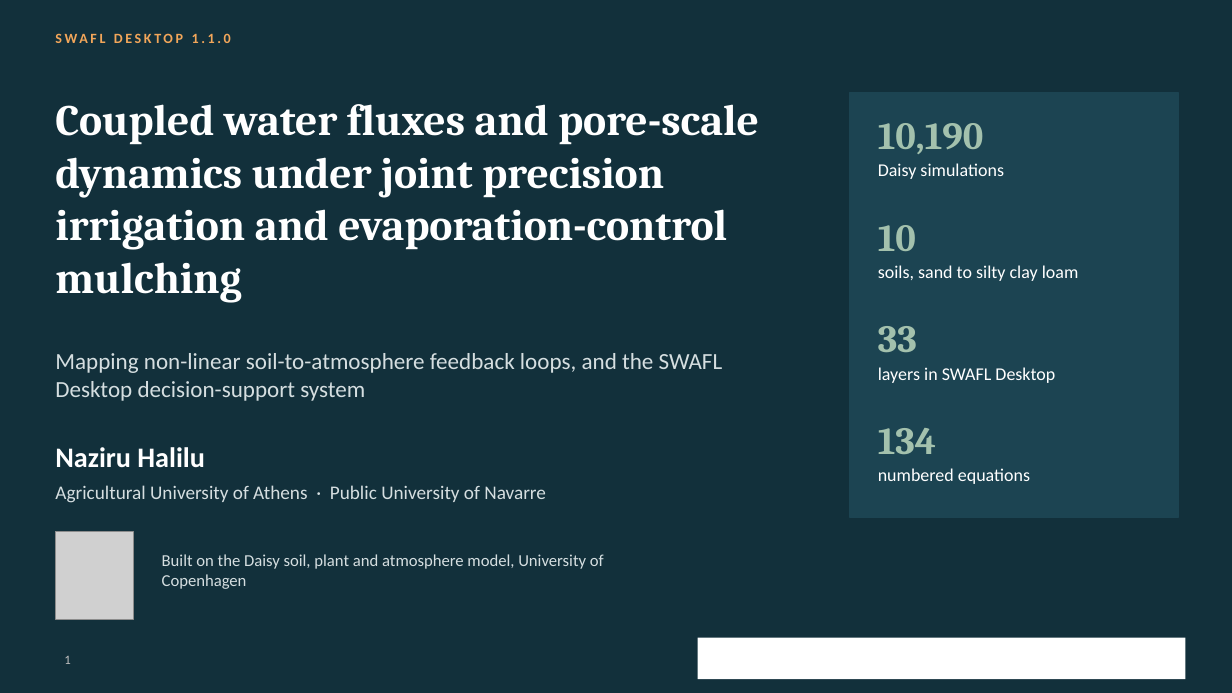
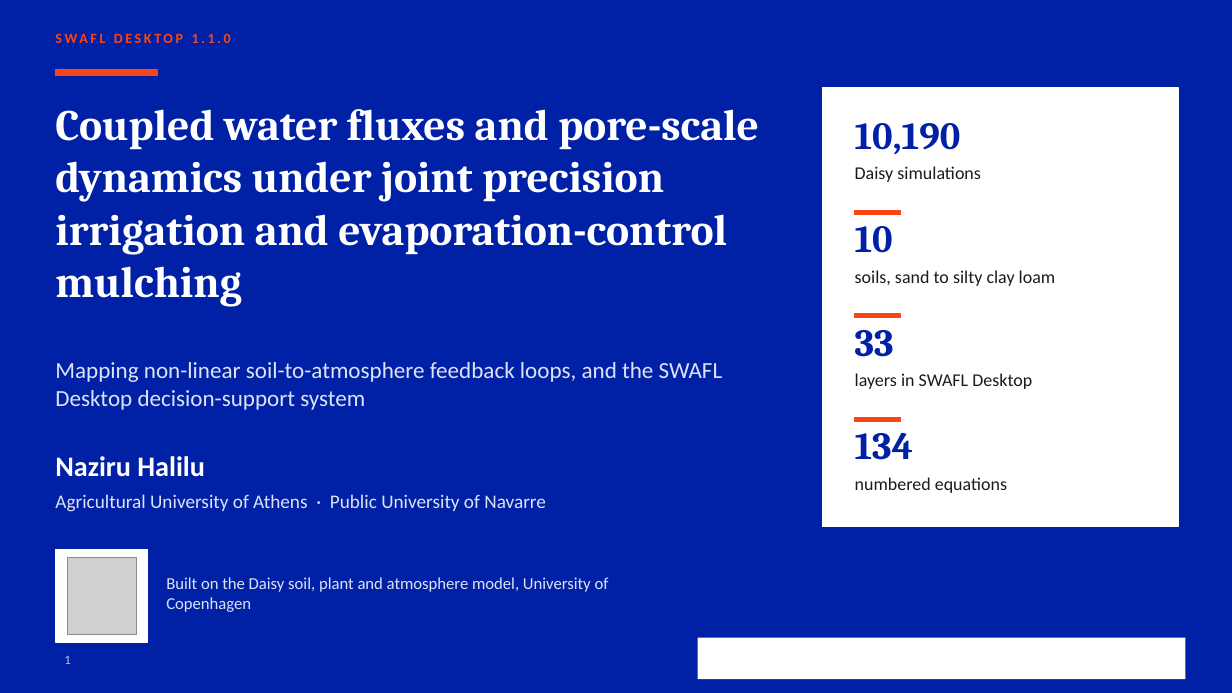
Before and after one commit to halilunaziru73-creator/Coupled-Water-Fluxes-Pore-Scale-Dynamics-Precision-Irrigation-Mulching-Feedback-Loops, a slide deck: slide 1 of Manuscripts/pdf/Supplementary/SWAFL_Presentation.pptx. Drawn at 1232x693 pixels with LibreOffice and Linux fonts; fonts in the diff are those of the drawing; grey boxes stand for pictures; background and template pictures are left out. Boxes give left, top, right and bottom in pixels: in the first picture for what was removed or moved away, otherwise in the second. Text is boxed around its words. In the diff, an @@ line names an element or a change of style, - is before the commit and + after.

Commit message:
Presentation: first slide in a blue and orange university title format

```diff
--- a/Manuscripts/pdf/Supplementary/SWAFL_Presentation.pptx
+++ b/Manuscripts/pdf/Supplementary/SWAFL_Presentation.pptx
@@ background #12303B to #0021A5 @@
@@ text "SWAFL DESKTOP 1.1.0" at (192,33,231,43): text colour #F2A65A to #FA4616 @@
@@ rectangle added at (55,69,157,76), fill #FA4616, outline #FA4616 1 pt @@
@@ rectangle: place and size @@
-rectangle at (850,92,1178,518)
+rectangle at (823,88,1178,527)
@@ rectangle at (823,88,1178,527): fill #1C4452 to #FFFFFF; outline #1C4452 1 pt to #FFFFFF 1 pt @@
@@ text "Coupled water fluxes and pore-scale ...": place and size @@
-text "Coupled water fluxes and pore-scale ..." at (55,104,759,303)
+text "Coupled water fluxes and pore-scale ..." at (55,109,759,307)
@@ text "10,190": place and size @@
-text "10,190" at (878,123,984,154)
+text "10,190" at (855,123,961,154)
@@ text "Daisy simulations": place and size @@
-text "Daisy simulations" at (878,163,1004,179)
+text "Daisy simulations" at (855,166,981,182)
@@ text "10": place and size @@
-text "10" at (878,225,916,251)
+text "10" at (855,226,893,253)
@@ rectangle added at (855,211,901,214), fill #FA4616, outline #FA4616 1 pt @@
@@ text "soils, sand to silty clay ...": place and size @@
-text "soils, sand to silty clay ..." at (878,265,1079,281)
+text "soils, sand to silty clay ..." at (855,270,1056,286)
@@ text "33": place and size @@
-text "33" at (878,326,917,352)
+text "33" at (855,330,894,357)
@@ rectangle added at (855,314,901,318), fill #FA4616, outline #FA4616 1 pt @@
@@ text "Mapping non-linear soil-to-atmosphere feedback loops, ..." at (55,362,723,410): text colour #D5DEE0 to #DCE3F7 @@
@@ text "Mapping non-linear soil-to-atmosphere feedback loops, ...": place and size @@
-text "Mapping non-linear soil-to-atmosphere feedback loops, ..." at (55,353,723,401)
+text "Mapping non-linear soil-to-atmosphere feedback loops, ..." at (55,362,723,410)
@@ text "layers in SWAFL Desktop": place and size @@
-text "layers in SWAFL Desktop" at (878,367,1055,383)
+text "layers in SWAFL Desktop" at (855,373,1032,389)
@@ rectangle added at (855,418,901,421), fill #FA4616, outline #FA4616 1 pt @@
@@ text "Naziru Halilu": place and size @@
-text "Naziru Halilu" at (55,447,546,503)
+text "Naziru Halilu" at (55,456,546,512)
@@ text colour #A3C1AD to #0021A5 in 4 elements at (855,123,961,154), (855,226,893,253), (855,330,894,357), (855,433,913,460) @@
@@ text "134": place and size @@
-text "134" at (878,428,936,454)
+text "134" at (855,433,913,460)
@@ text colour #FFFFFF to #1B1B1B in 4 elements at (855,166,981,182), (855,270,1056,286), (855,373,1032,389), (855,477,1007,493) @@
@@ text "numbered equations": place and size @@
-text "numbered equations" at (878,468,1030,484)
+text "numbered equations" at (855,477,1007,493)
@@ text at (55,494,546,512): text colour #D5DEE0 to #DCE3F7 in "Agricultural University of Athens · Public University ..." @@
@@ rectangle added at (55,550,148,642), fill #FFFFFF, outline #FFFFFF 1 pt @@
@@ picture: place and size @@
-picture at (55,531,133,619)
+picture at (67,557,136,635)
@@ text "Built on the Daisy soil, ...": place and size @@
-text "Built on the Daisy soil, ..." at (162,554,604,589)
+text "Built on the Daisy soil, ..." at (166,577,609,612)
@@ text "Built on the Daisy soil, ..." at (166,577,609,612): text colour #D5DEE0 to #DCE3F7 @@
```
